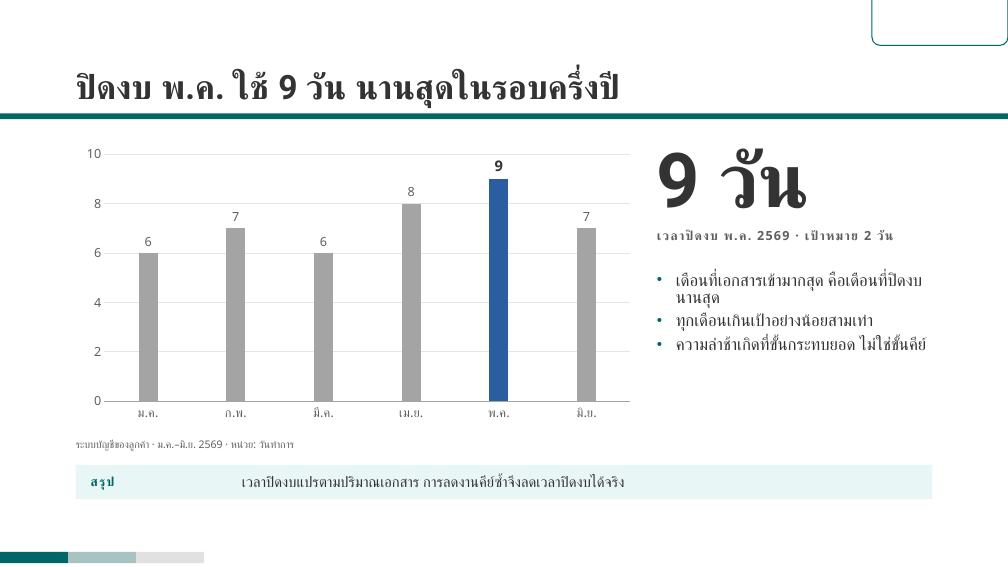
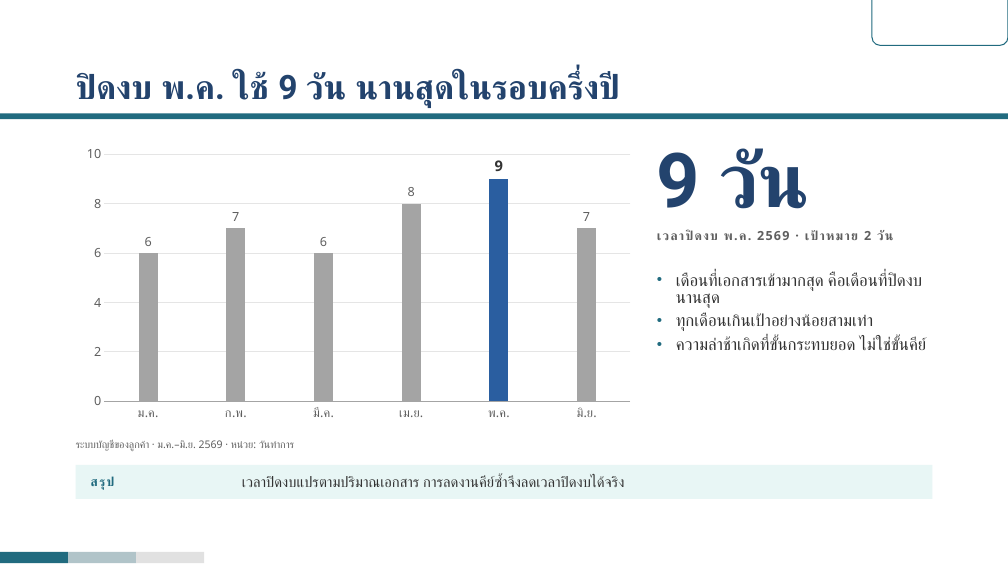
Before and after one commit to rofthanakrit-maker/nct-design-system, a slide deck: slide 6 of NCT-Slide-Template-Corp-Demo.pptx. Drawn at 1008x567 pixels with LibreOffice and Linux fonts; fonts in the diff are those of the drawing; background and template pictures are left out. Boxes give left, top, right and bottom in pixels: in the first picture for what was removed or moved away, otherwise in the second. Text is boxed around its words. In the diff, an @@ line names an element or a change of style, - is before the commit and + after.

```diff
--- a/NCT-Slide-Template-Corp-Demo.pptx
+++ b/NCT-Slide-Template-Corp-Demo.pptx
@@ round same rect at (872, 0, 1008, 45): outline #006666 1 pt to #216B7F 1 pt @@
@@ title "ปิดงบ พ.ค. ใช้ 9 วัน ..." at (76, 73, 614, 108): text colour #333333 to #23436D @@
@@ rectangle at (0, 113, 1008, 119): fill #006666 to #216B7F @@
@@ text "9 วัน" at (657, 149, 810, 209): text colour #333333 to #23436D @@
@@ text "เดือนที่เอกสารเข้ามากสุด คือเดือนที่ปิดงบนานสุด" at (676, 273, 927, 350): bullet colour #006666 to #216B7F @@
@@ text "สรุป" at (91, 477, 115, 490): text colour #006666 to #216B7F @@
@@ rectangle at (0, 552, 68, 563): fill #006666 to #216B7F @@
@@ rectangle at (68, 552, 136, 563): fill #A9C2C2 to #B1C4C9 @@
```
Also in this commit, not shown: 19 other slides changed, 40 other files.
